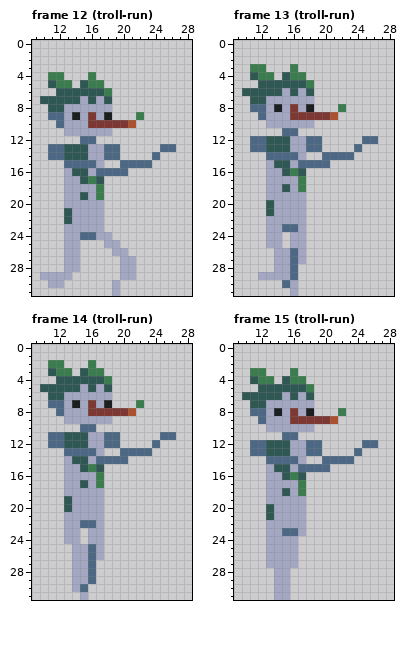
A pixel-art file gets an edit: Concept/player.aseprite. The picture above was drawn from the file before the commit.
32x32 pixels, 18 frames. Shown: frame 12 (troll-run): x 9..28, y 0..31; frame 13 (troll-run): x 9..28, y 0..31; frame 14 (troll-run): x 9..28, y 0..31; frame 15 (troll-run): x 9..28, y 0..31.
Now the later version:
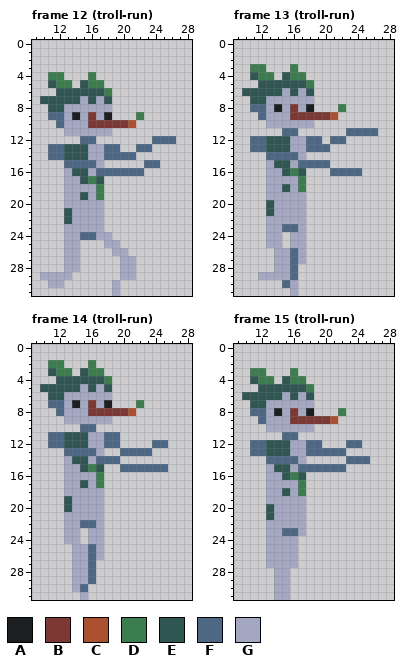
Palette (. is transparent): A #1b1f21  B #7d3833  C #ab5130  D #3b7d4f  E #2f5753  F #4c6885  G #a3a7c2
The exact change:
Frame 12 (troll-run):
y 12: x 24..26 ... -> FFF
y 13: x 22..23 .. -> FF; x 25..26 FF -> ..
y 14: x 20..21 .. -> FF; x 24 F -> .
y 15: x 20..22 FFF -> ...; x 24 . -> F
y 16: x 21..22 .. -> FF
Frame 13 (troll-run):
y 11: x 23..26 .... -> FFFF
y 12: x 21..22 .. -> FF; x 25..26 FF -> ..
y 13: x 20 . -> F; x 24 F -> .
y 14: x 20..23 FFFF -> ....
y 16: x 21..24 .... -> FFFF
Frame 14 (troll-run):
y 11: x 25..26 FF -> ..
y 12: x 25 . -> F
y 14: x 20 F -> .
y 15: x 20..25 ...... -> FFFFFF
Frame 15 (troll-run):
y 12: x 23..26 ..FF -> FF..
y 13: x 20..22 ... -> FFF; x 24 F -> .
y 14: x 20..22 FFF -> ...; x 24..25 .. -> FF
y 15: x 21..22 .. -> FF
Boxes around the changes in both pictures, in picture pixels (x1, y1, x2, y2):
changed: (120, 136, 176, 176)
changed: (322, 128, 378, 176)
changed: (120, 432, 176, 472)
changed: (322, 440, 378, 472)
